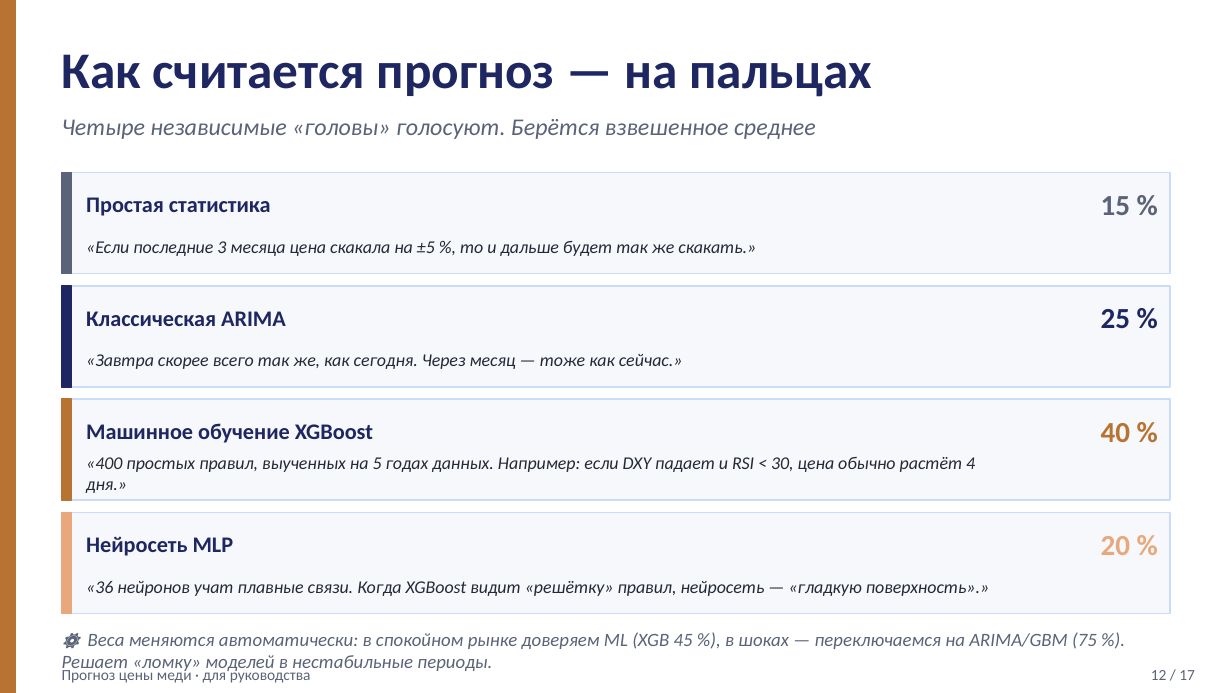
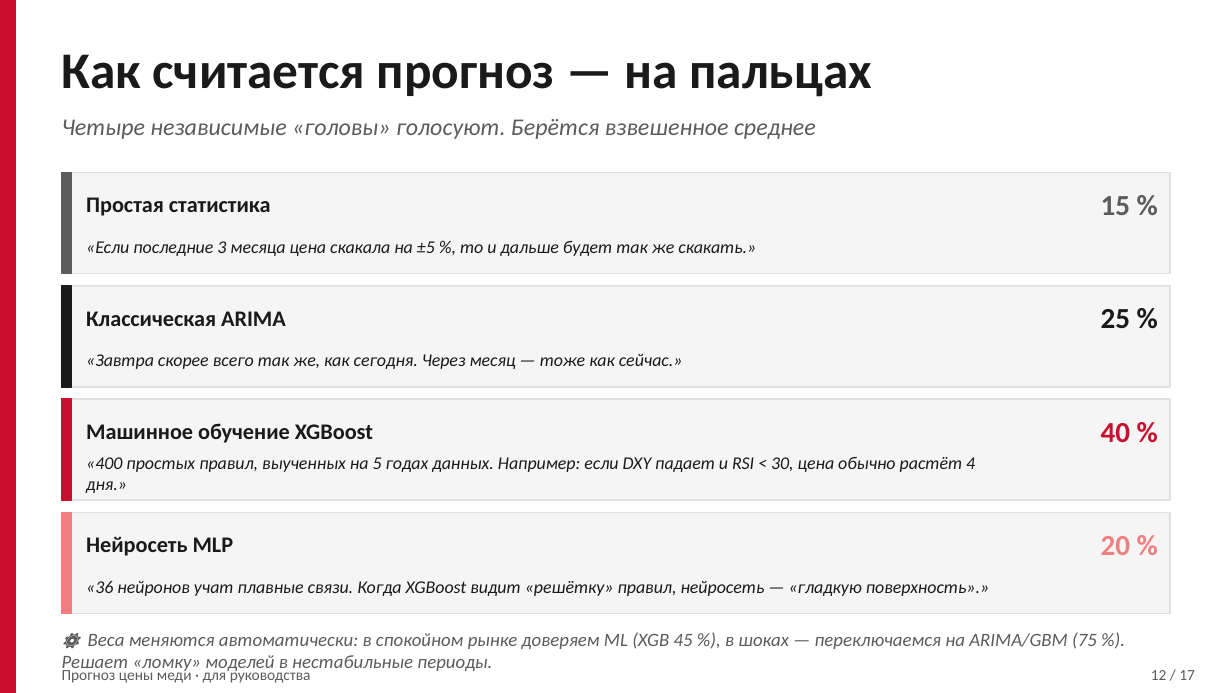
Before and after one commit to art6765/copper-forecast, a slide deck: slide 12 of presentation/Copper_Forecast_For_Director.pptx. Drawn at 1232x693 pixels with LibreOffice and Linux fonts; fonts in the diff are those of the drawing. Boxes give left, top, right and bottom in pixels: in the first picture for what was removed or moved away, otherwise in the second. Text is boxed around its words. In the diff, an @@ line names an element or a change of style, - is before the commit and + after.

```diff
--- a/presentation/Copper_Forecast_For_Director.pptx
+++ b/presentation/Copper_Forecast_For_Director.pptx
@@ rectangle at bbox=[0, 0, 15, 692]: fill #B87333 to #C8102E; outline #B87333 1 pt to #C8102E 1 pt @@
@@ rectangle at bbox=[62, 172, 71, 274]: fill #5A6378 to #5C5C5C; outline #5A6378 1 pt to #5C5C5C 1 pt @@
@@ rectangle at bbox=[62, 286, 71, 387]: fill #1E2761 to #1A1A1A; outline #1E2761 1 pt to #1A1A1A 1 pt @@
@@ rectangle at bbox=[62, 399, 71, 500]: fill #B87333 to #C8102E; outline #B87333 1 pt to #C8102E 1 pt @@
@@ text "40 %" at bbox=[1101, 423, 1130, 443]: text colour #B87333 to #C8102E @@
@@ fill #F7F8FB to #F5F5F5; outline #CADCFC 1 pt to #E0E0E0 1 pt in 4 elements at bbox=[62, 172, 1170, 274], bbox=[62, 286, 1170, 387], bbox=[62, 399, 1170, 500], bbox=[62, 513, 1170, 614] @@
@@ rectangle at bbox=[62, 513, 71, 614]: fill #E8A87C to #F08080; outline #E8A87C 1 pt to #F08080 1 pt @@
@@ text colour #1E2761 to #1A1A1A in 6 elements at bbox=[62, 54, 871, 97], bbox=[86, 197, 271, 216], bbox=[86, 311, 286, 326], bbox=[1101, 309, 1130, 328], bbox=[86, 423, 373, 443], bbox=[86, 536, 234, 556] @@
@@ text "20 %" at bbox=[1101, 536, 1130, 555]: text colour #E8A87C to #F08080 @@
@@ text colour #242938 to #1A1A1A in 4 elements at bbox=[86, 241, 756, 256], bbox=[86, 354, 683, 369], bbox=[86, 457, 975, 493], bbox=[86, 581, 989, 596] @@
@@ text colour #5A6378 to #5C5C5C in 5 elements at bbox=[62, 119, 816, 139], bbox=[1101, 196, 1130, 215], bbox=[62, 632, 1097, 674], bbox=[62, 667, 311, 683], bbox=[1151, 670, 1195, 680] @@
```
Also in this commit, not shown: 16 other slides changed, 1 other file.
